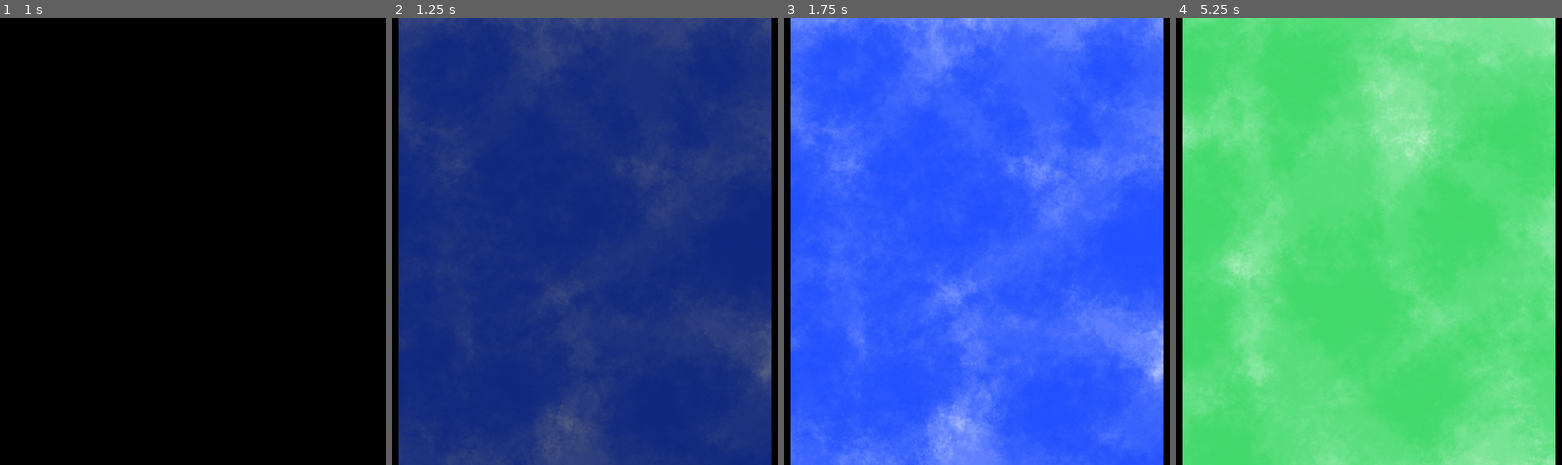
Above: before the commit, frames 1-4 (left to right).
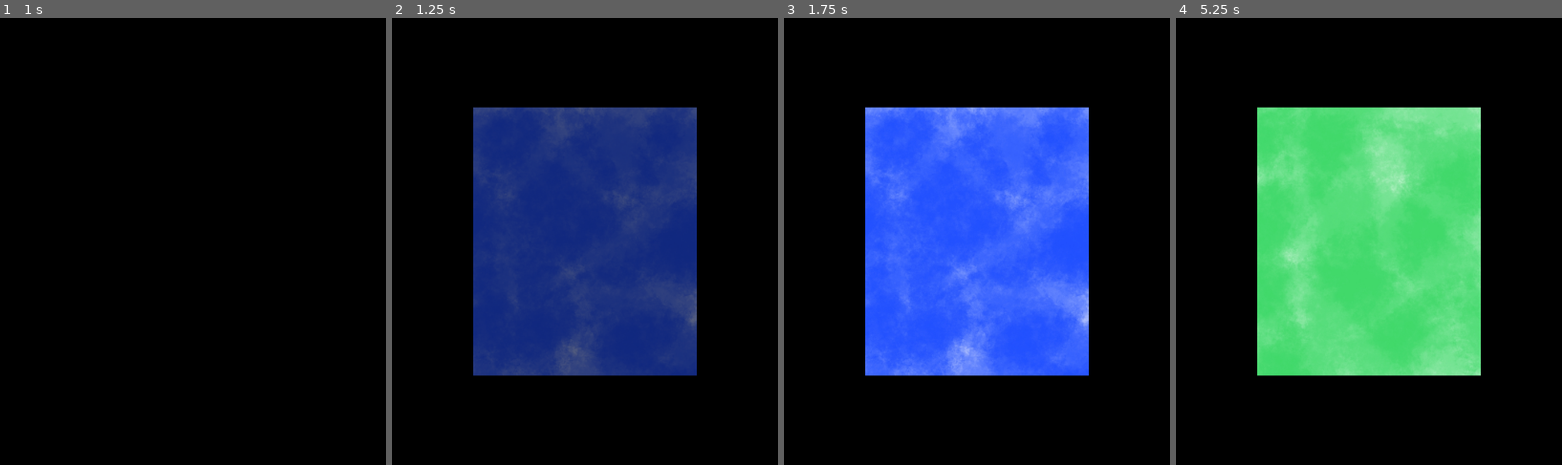
Above: after the commit, the same moments.

Repository: woliveira82/godot-splash-screen
Game: Godot game, scene res://src/control/SplashScreen.tscn
The game is run twice, just before and just after one commit, with the same random seed, the same clock (stepped at 60 frames per second) and the same inputs.
Inputs:
- Up to frame 1 (1 s): tap Enter at 0.5 s
- Up to frame 2 (1.25 s): no input
- Up to frame 3 (1.75 s): no input
- Up to frame 4 (5.25 s): tap Space at 2, 3.5 s; tap Enter at 2.75, 4.25 s

Frame 1 is identical in both runs. In frame 2, 63% of the frame differs, in the area x 1-99%, y 0-100%; in frame 3, 69%; in frame 4, 70%.

Commit message:
fix: image position in splash screen

Diff:
--- a/src/control/SplashScreen.tscn
+++ b/src/control/SplashScreen.tscn
@@ -69,24 +69,27 @@
 
 [node name="Splash1" type="TextureRect" parent="SplashList"]
 visible = false
+anchor_top = 0.2
 anchor_right = 1.0
-anchor_bottom = 1.0
+anchor_bottom = 0.8
 texture = ExtResource( 2 )
 expand = true
 stretch_mode = 6
 
 [node name="Splash2" type="TextureRect" parent="SplashList"]
 visible = false
+anchor_top = 0.2
 anchor_right = 1.0
-anchor_bottom = 1.0
+anchor_bottom = 0.8
 texture = ExtResource( 4 )
 expand = true
 stretch_mode = 6
 
 [node name="Splash3" type="TextureRect" parent="SplashList"]
 visible = false
+anchor_top = 0.2
 anchor_right = 1.0
-anchor_bottom = 1.0
+anchor_bottom = 0.8
 texture = ExtResource( 3 )
 expand = true
 stretch_mode = 6
